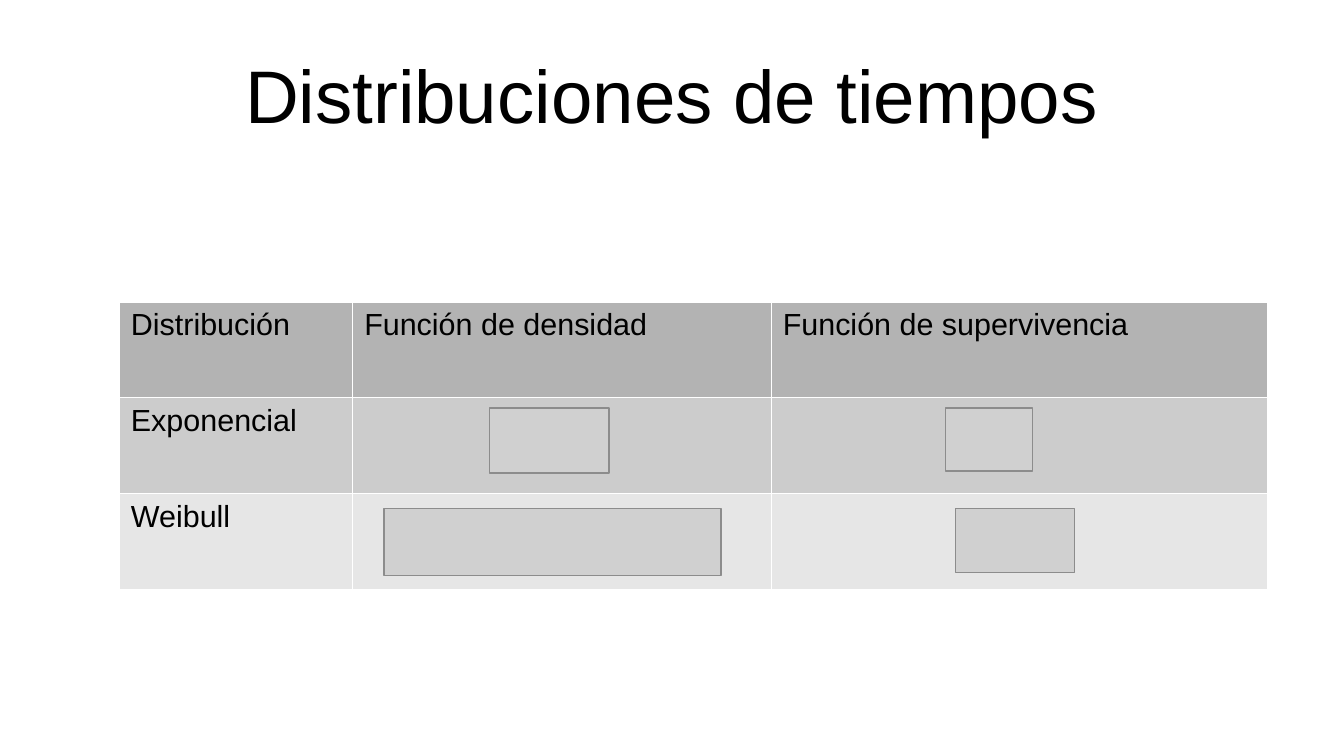
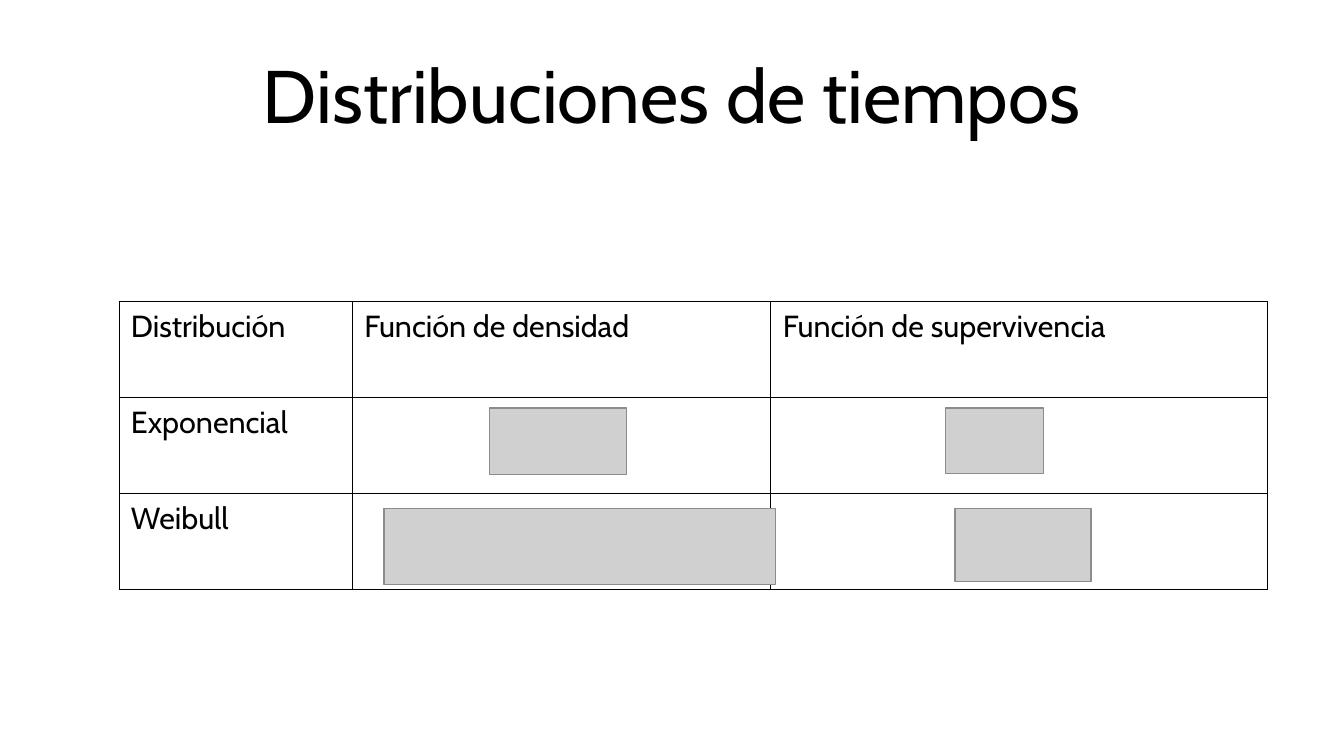
Before and after one commit to gerardommc/Ecologia-Teorica-II, a slide deck: slide 20 of Nicho/Caso-demografico.odp (slide 19 before the commit). Drawn at 1344x756 pixels with LibreOffice and Linux fonts; fonts in the diff are those of the drawing; grey boxes stand for pictures; background and template pictures are left out. Boxes give left, top, right and bottom in pixels: in the first picture for what was removed or moved away, otherwise in the second. Text is boxed around its words. In the diff, an @@ line names an element or a change of style, - is before the commit and + after.

```diff
--- a/Nicho/Caso-demografico.odp
+++ b/Nicho/Caso-demografico.odp
@@ title "Distribuciones de tiempos" at [263, 67, 1080, 139]: font Arial to Cabin @@
@@ table at [120, 301, 1267, 589] @@
@@ fill #B3B3B3 to none in row 1 @@
@@ fill #CCCCCC to none in row 2, column 1 @@
@@ fill #E6E6E6 to none in row 3, column 1 @@
@@ font Arial to Cabin @@
@@ borders changed @@
@@ picture: place and size @@
-picture at [490, 409, 610, 473]
+picture at [490, 409, 628, 476]
@@ picture: place and size @@
-picture at [946, 409, 1033, 472]
+picture at [946, 409, 1044, 474]
@@ picture: place and size @@
-picture at [384, 509, 721, 576]
+picture at [384, 509, 776, 585]
@@ picture: place and size @@
-picture at [955, 509, 1074, 572]
+picture at [955, 509, 1090, 582]
```
Also in this commit, not shown: 20 other slides changed, 2 slides added, 1 slide removed, 4 other files.
